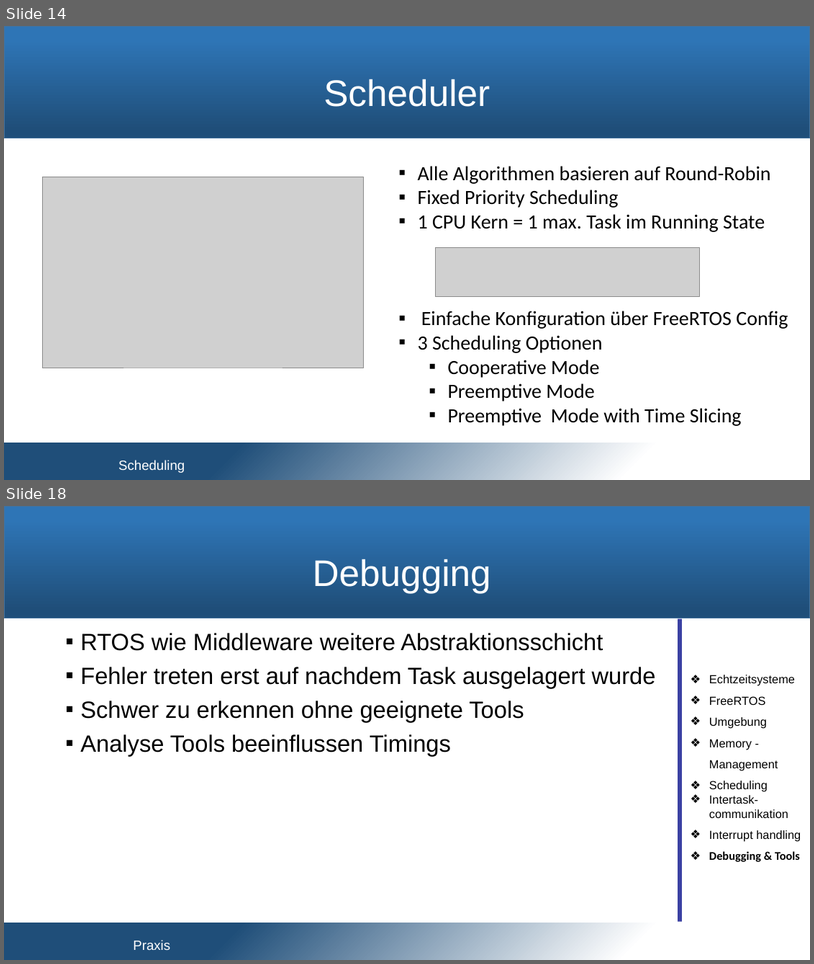
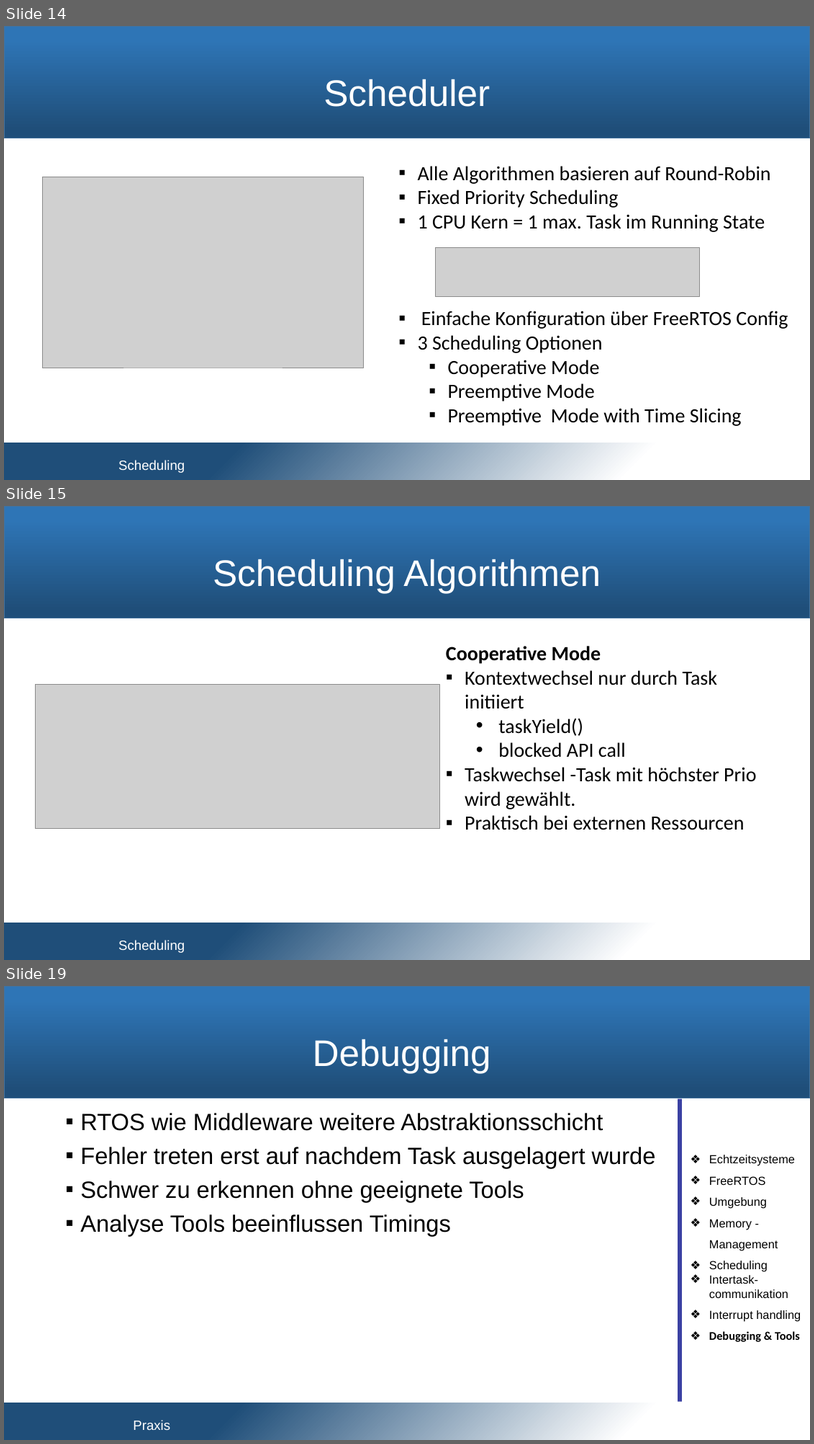
Before and after one commit to snobz/Seminar_BS_2017, a slide deck: Päsi/Seminar Betriebssysteme.pptx. Shown one above the other, each under a label of ours: slides 14 and 18 before the commit, slides 14, 15 and 19 after it; the slides between them are not shown. The pictures are 814x964 and 814x1444 pixels, drawn with LibreOffice and Linux fonts; fonts in the diff are those of the drawing; grey boxes stand for pictures; background and template pictures are left out. Boxes give left, top, right and bottom in pixels: in the first picture for what was removed or moved away, otherwise in the second. Text is boxed around its words. In the diff, an @@ line names an element or a change of style, - is before the commit and + after.

```diff
--- a/Päsi/Seminar Betriebssysteme.pptx
+++ b/Päsi/Seminar Betriebssysteme.pptx
@@ slide 15 added at [4, 506, 810, 960], background #FFFFFF; not listed: 2 template elements that a slide beside it also shows @@
@@ title added at [213, 559, 601, 593], 44 pt, text #FFFFFF @@
+Scheduling Algorithmen
@@ text added at [446, 646, 756, 830], 24 pt, text #000000 @@
+Cooperative Mode
+▪ Kontextwechsel nur durch Task initiiert
+  • taskYield()
+  • blocked API call
+▪ Taskwechsel -Task mit höchster Prio wird gewählt.
+▪ Praktisch bei externen Ressourcen
@@ picture added at [35, 685, 440, 828] @@
@@ text added at [118, 939, 185, 952], 16 pt, text #FFFFFF @@
+Scheduling
@@ what was slide 18 is now slide 19 @@
```
Also in this commit, not shown: 1 slide changed, 1 other slide added, 1 slide removed.
